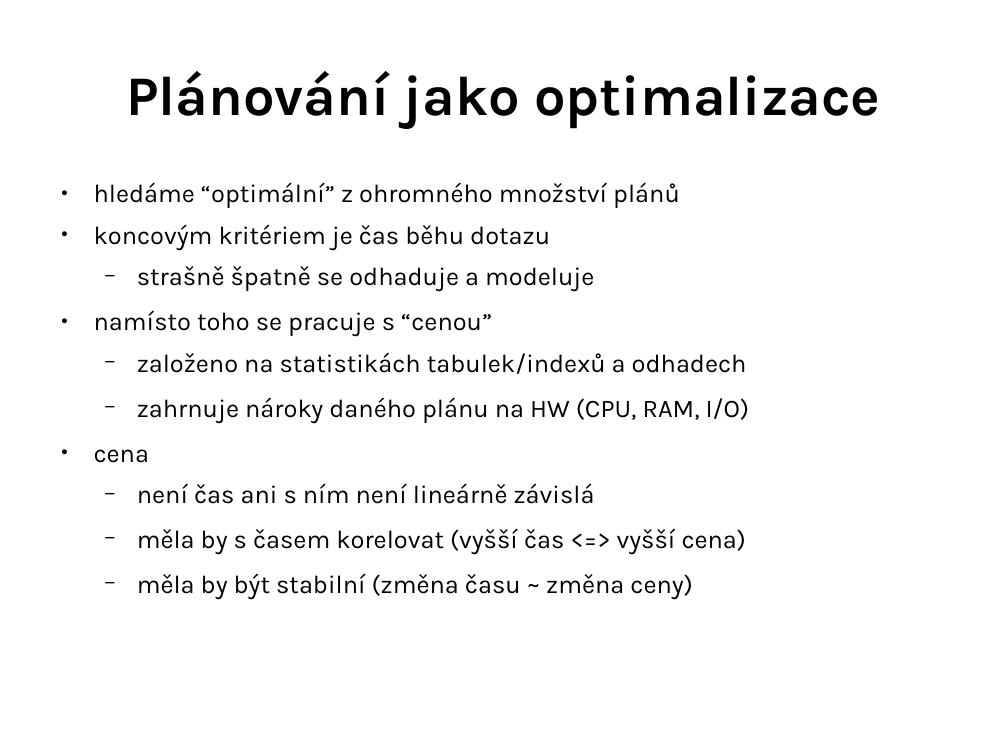
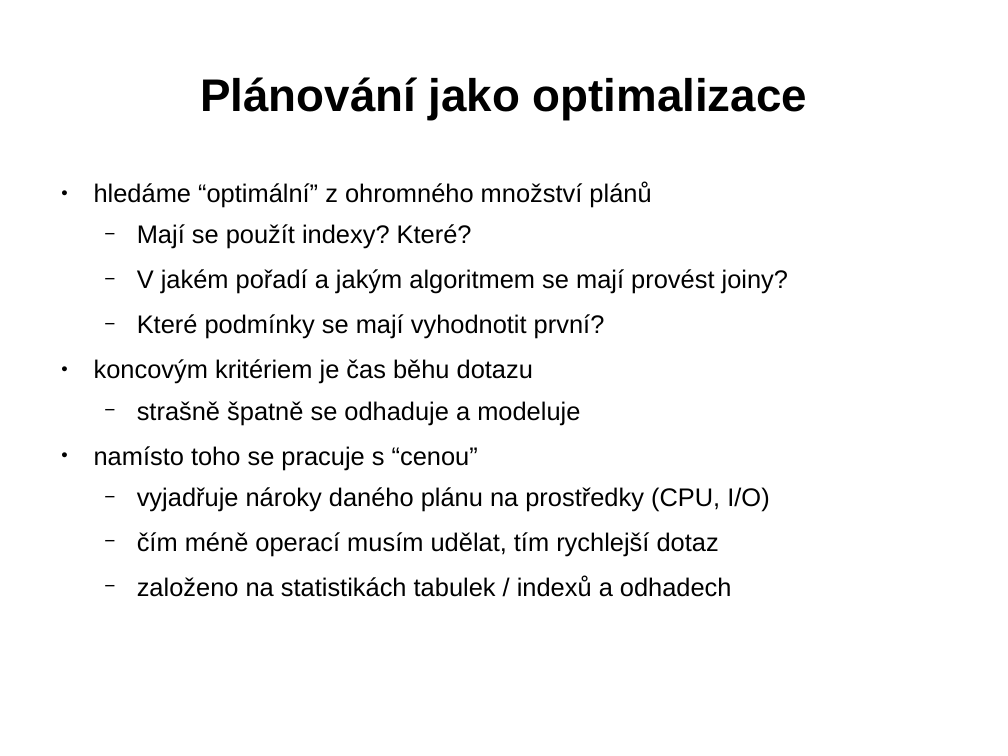
Before and after one commit to tvondra/explain_training, a slide deck: slide 5 of explain-training.odp. Drawn at 1008x756 pixels with LibreOffice and Linux fonts; fonts in the diff are those of the drawing. Boxes give left, top, right and bottom in pixels: in the first picture for what was removed or moved away, otherwise in the second. Text is boxed around its words. In the diff, an @@ line names an element or a change of style, - is before the commit and + after.

```diff
--- a/explain-training.odp
+++ b/explain-training.odp
@@ title "Plánování jako optimalizace" at [200,77,807,120]: size 44 to 36 pt, font Karla to Arial @@
@@ text at [94,181,651,470]: font Karla to Arial in "hledáme “optimální” z ohromného množství plánů", "koncovým kritériem je čas běhu dotazu", "strašně špatně se odhaduje a modeluje", "namísto toho se pracuje s “cenou”" @@
@@ text at [137,224,788,339]: paragraphs added @@
+  − Mají se použít indexy? Které?
+  − V jakém pořadí a jakým algoritmem se mají provést joiny?
+  − Které podmínky se mají vyhodnotit první?
@@ text at [137,487,769,597]: text changed; font Karla to Arial @@
-  − založeno na statistikách tabulek/indexů a odhadech
-  − zahrnuje nároky daného plánu na HW (CPU, RAM, I/O)
-● cena
-  − není čas ani s ním není lineárně závislá
-  − měla by s časem korelovat (vyšší čas <=> vyšší cena)
-  − měla by být stabilní (změna času ~ změna ceny)
+  − vyjadřuje nároky daného plánu na prostředky (CPU, I/O)
+  − čím méně operací musím udělat, tím rychlejší dotaz
+  − založeno na statistikách tabulek / indexů a odhadech
```
Also in this commit, not shown: 75 other slides changed, 16 slides added.
